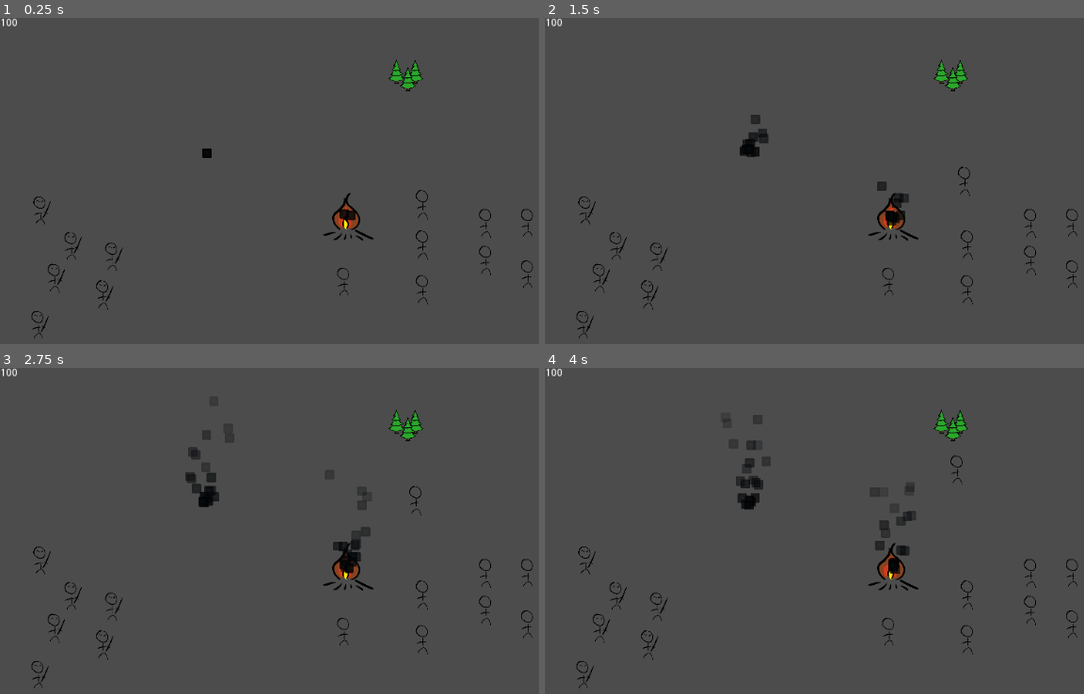
Above: before the commit, frames 1-4 (two rows, left to right).
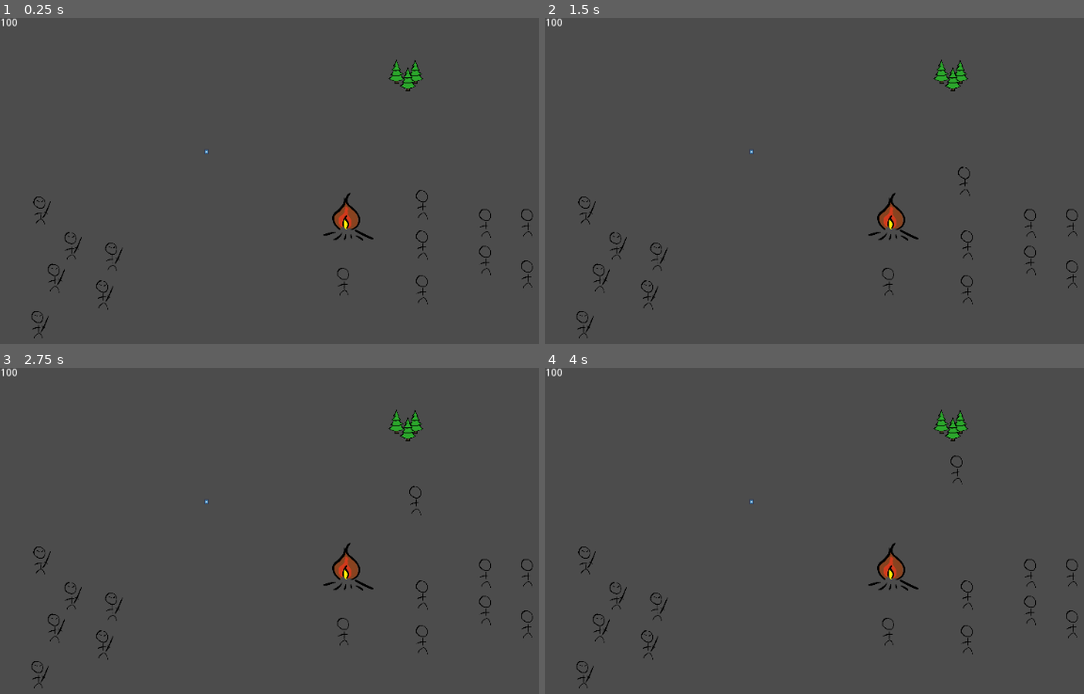
Above: after the commit, the same moments.

Repository: fedzel/pimi-tdogotit
Game: Godot game, scene res://Scenes/World.tscn
Same seed, same stepped clock (60 frames per second), same inputs: the game is played once before the commit and once after it. The engine's default icon, where the game draws it, is replaced by a stand-in: a white triangle on a blue panel in a dark square.
Inputs (mouse positions are in pixels of both pictures, inside the frame that each line leads up to):
- Up to frame 1 (0.25 s): no input
- Up to frame 2 (1.5 s): move the mouse to (949, 79) at 0.52 s; press the mouse at (949, 79) at 0.53 s; move the mouse to (771, 259) at 1.27 s; release the mouse at (771, 259) at 1.28 s; tap Middle mouse button (middle_mouse_button) at 1.35 s; click (771, 259) at 1.42 s
- Up to frame 3 (2.75 s): move the mouse to (452, 491) at 2.02 s; press the mouse at (452, 491) at 2.03 s
- Up to frame 4 (4 s): move the mouse to (884, 674) at 2.77 s; release the mouse at (884, 674) at 2.78 s; tap Middle mouse button (middle_mouse_button) at 2.85 s; click (884, 674) at 2.92 s; move the mouse to (outside the picture) at 3.52 s; press the mouse at (outside the picture) at 3.53 s

The runs differ from the first frame. In frame 1, 0.1% of the frame differs, in the area x 37-66%, y 40-63%; in frame 2, 0.6%; in frame 3, 1.0%; in frame 4, 1.1%, in the area x 32-69%, y 14-64%.

Commit message:
Building do not smoke (all the time)

Diff:
--- a/Scenes/Building.tscn
+++ b/Scenes/Building.tscn
@@ -5,24 +5,23 @@
 
 [sub_resource type="RectangleShape2D" id=1]
 
-[sub_resource type="Gradient" id=3]
+[sub_resource type="Gradient" id=2]
 colors = PoolColorArray( 0.0509804, 0.0509804, 0.0509804, 0.87451, 0.0980392, 0.0980392, 0.0980392, 0.219608 )
 
-[sub_resource type="GradientTexture" id=4]
-gradient = SubResource( 3 )
+[sub_resource type="GradientTexture" id=3]
+gradient = SubResource( 2 )
 
-[sub_resource type="ParticlesMaterial" id=2]
+[sub_resource type="ParticlesMaterial" id=4]
 emission_shape = 1
 emission_sphere_radius = 5.41
 flag_disable_z = true
 spread = 161.38
 gravity = Vector3( 0, -30, 0 )
 initial_velocity = 11.49
-angular_velocity = 0.0
 orbit_velocity = 0.0
 orbit_velocity_random = 0.0
 scale = 0.2
-color_ramp = SubResource( 4 )
+color_ramp = SubResource( 3 )
 
 [node name="KinematicBody2D" type="KinematicBody2D"]
 collision_layer = 4
@@ -39,5 +38,5 @@
 amount = 20
 lifetime = 3.0
 fixed_fps = 60
-process_material = SubResource( 2 )
+process_material = SubResource( 4 )
 texture = ExtResource( 2 )
--- a/Scripts/Building.gd
+++ b/Scripts/Building.gd
@@ -1,11 +1,36 @@
 extends KinematicBody2D
 class_name Building
 
+var _maxHitpoints = 100
 var hitpoints = 100
 
+onready var _smokeParticle = get_node("SmokeParticle")
+
+enum damagestate {
+	nodamage,
+	damaged,
+	destroyed
+}
+
+var _prevState
+
+func _ready():
+	hitpoints = _maxHitpoints
+
 func _process(delta):
-	if isDestroyed():
-		visible = false
+	var newState = healthState()
+	if newState != _prevState:
+		if newState == damagestate.destroyed:
+			visible = false
+		elif newState == damagestate.damaged:
+			_smokeParticle.emitting = true
+		else:
+			_smokeParticle.emitting = false
 
-func isDestroyed():
-	return hitpoints <= 0
+func healthState():
+	if hitpoints <= 0:
+		return damagestate.destroyed
+	elif hitpoints < _maxHitpoints:
+		return damagestate.damaged
+	else:
+		return damagestate.nodamage
